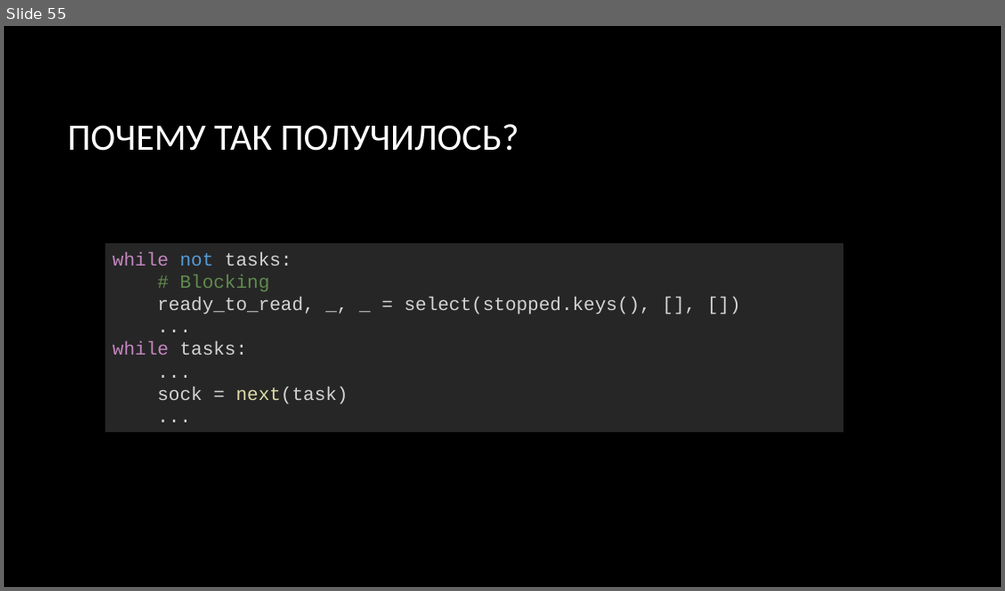
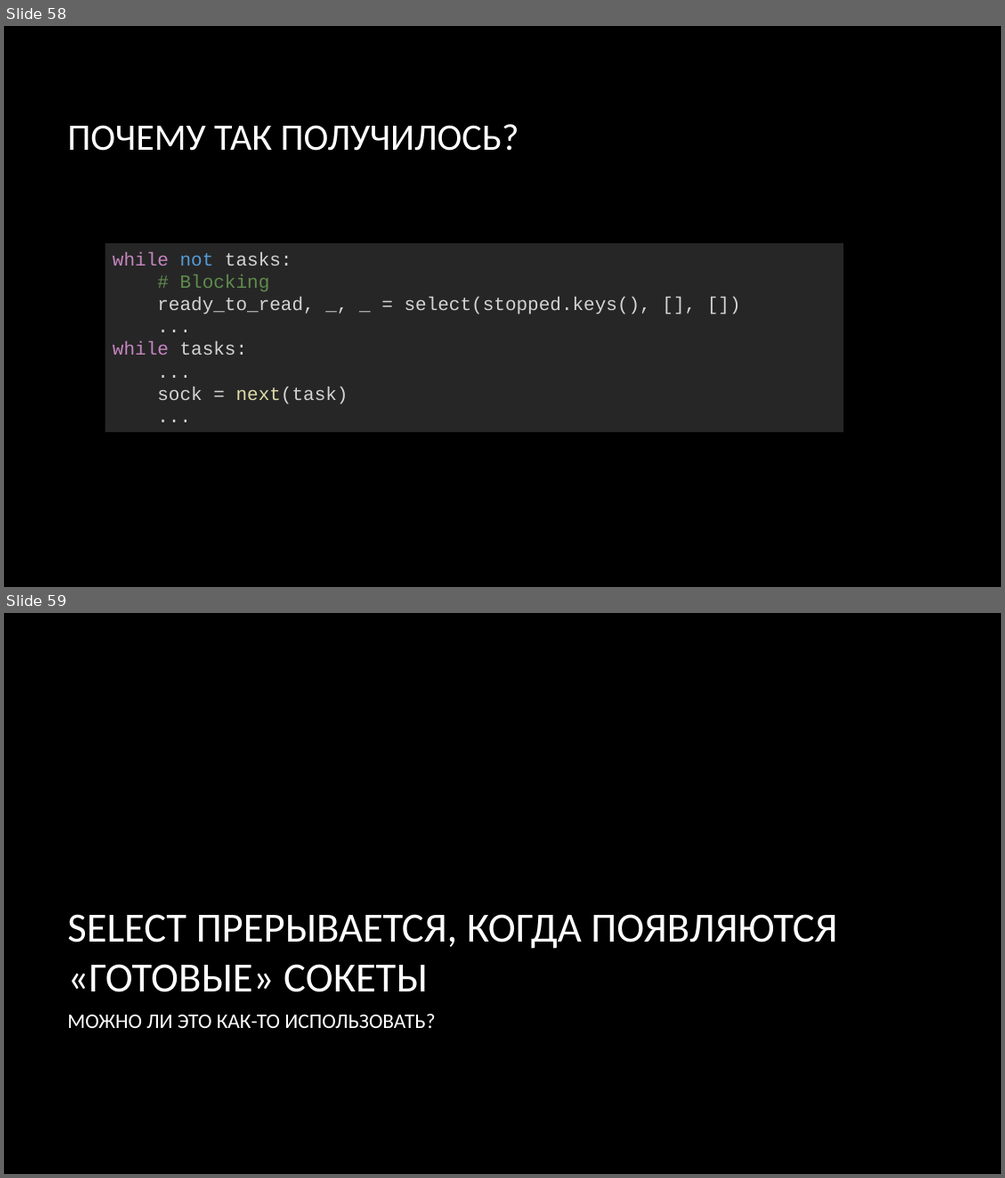
Before and after one commit to fantomius/AsyncPython, a slide deck: AsyncPython.pptx. Shown one above the other, each under a label of ours: slide 55 before the commit, slides 58 and 59 after it. The pictures are 1005x591 and 1005x1178 pixels, drawn with LibreOffice and Linux fonts; fonts in the diff are those of the drawing; background and template pictures are left out. Boxes give left, top, right and bottom in pixels: in the first picture for what was removed or moved away, otherwise in the second. Text is boxed around its words. In the diff, an @@ line names an element or a change of style, - is before the commit and + after.

```diff
--- a/AsyncPython.pptx
+++ b/AsyncPython.pptx
@@ slide 59 added at [4, 613, 1001, 1174], background picture (left out) @@
@@ title added at [67, 914, 837, 992], 40 pt, text #FFFFFF @@
+SELECT ПРЕРЫВАЕТСЯ, КОГДА ПОЯВЛЯЮТСЯ «ГОТОВЫЕ» СОКЕТЫ
@@ text added at [67, 1013, 435, 1028], 20 pt, text #FFFFFF @@
+МОЖНО ЛИ ЭТО КАК-ТО ИСПОЛЬЗОВАТЬ?
@@ what was slide 55 is now slide 58 @@
```
Also in this commit, not shown: 5 slides changed, 4 other slides added.
